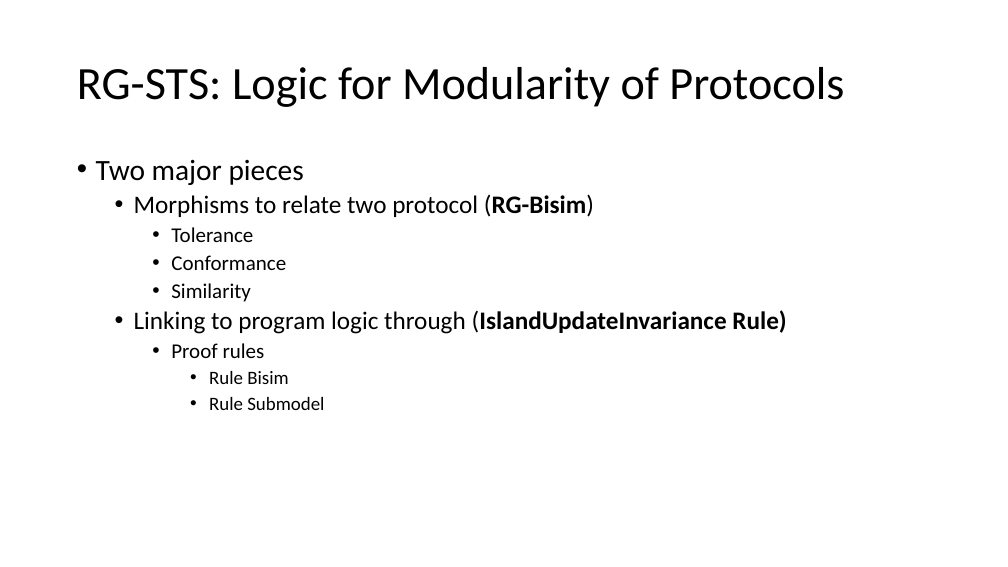
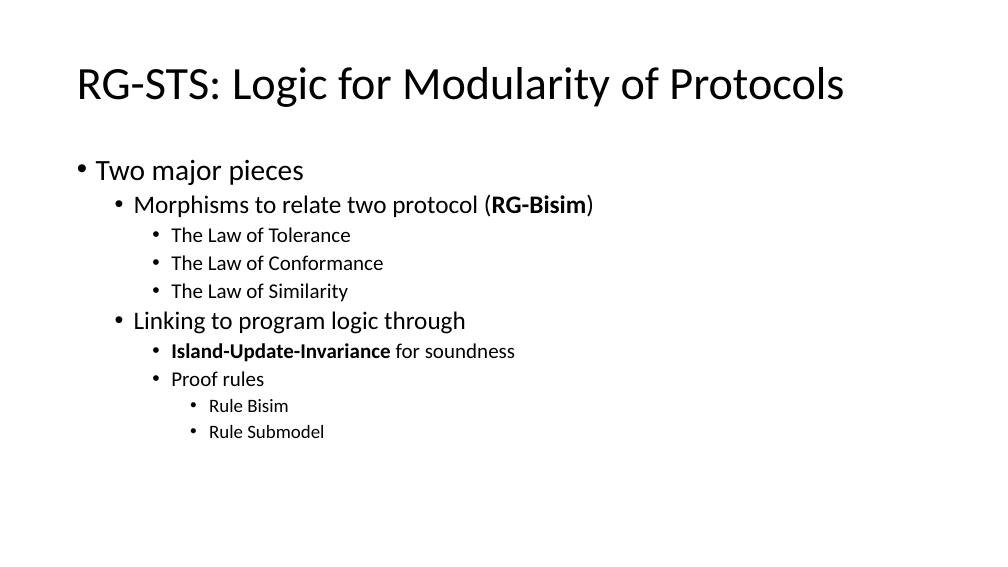
Before and after one commit to Contingent-Systems/modal_abstractions_presentations, a slide deck: slide 37 of thesis_proposal/proposal.pptx. Drawn at 1008x567 pixels with LibreOffice and Linux fonts; fonts in the diff are those of the drawing. Boxes give left, top, right and bottom in pixels: in the first picture for what was removed or moved away, otherwise in the second. Text is boxed around its words. In the diff, an @@ line names an element or a change of style, - is before the commit and + after.

```diff
--- a/thesis_proposal/proposal.pptx
+++ b/thesis_proposal/proposal.pptx
@@ text at (134, 227, 515, 362): text changed; size 24 to 20 pt @@
-    • Tolerance
-    • Conformance
-    • Similarity
-  • Linking to program logic through (IslandUpdateInvariance Rule)
+    • The Law of Tolerance
+    • The Law of Conformance
+    • The Law of Similarity
+  • Linking to program logic through
+    • Island-Update-Invariance for soundness
```
Also in this commit, not shown: 1 other slide changed.
